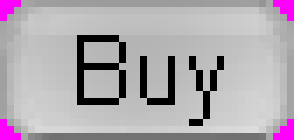
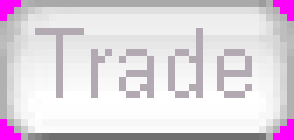
Two versions of the same layered image (w=294, h=140). Layer-by-layer changes:
added layer "Text disabled" above "Text (Right click -> Edit text on canvas, CTRL+A)" over (35, 28, 252, 98)
hid "Clicked text (r.click -> edit text)", painted on it over (42, 35, 259, 126)
hid "New Hover" over (0, 0, 294, 140)
added layer "background disabled" above "background" over (0, 0, 294, 140)
hid "background" over (0, 0, 294, 140)
